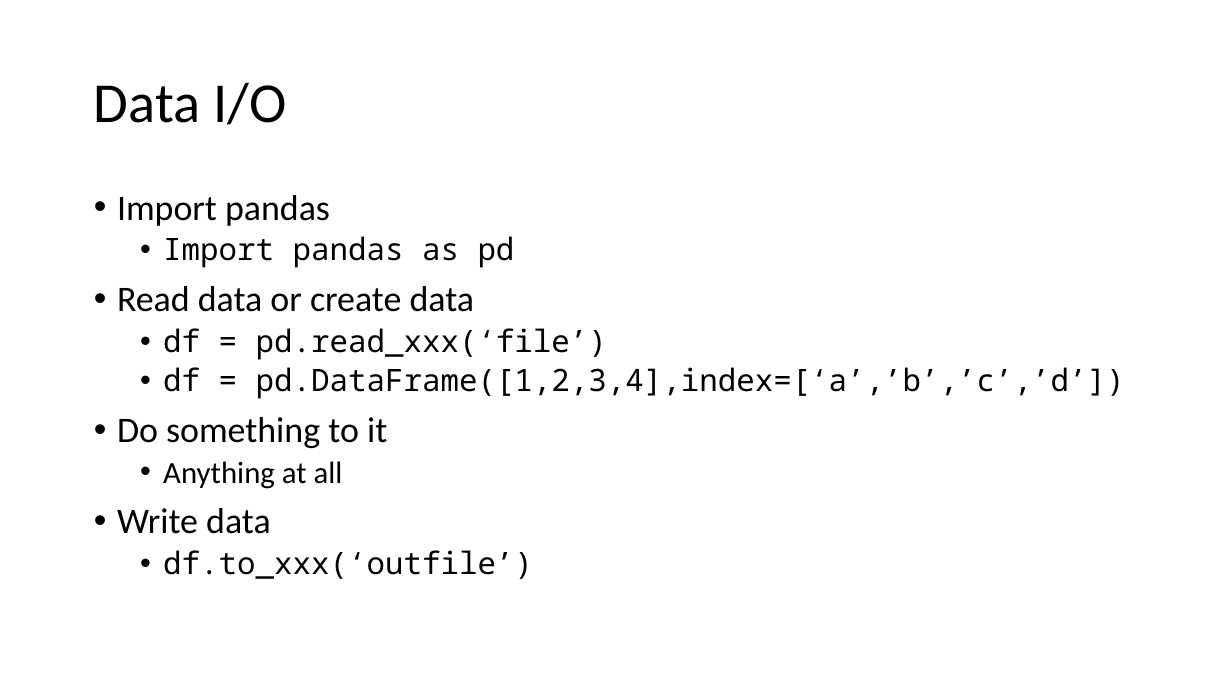
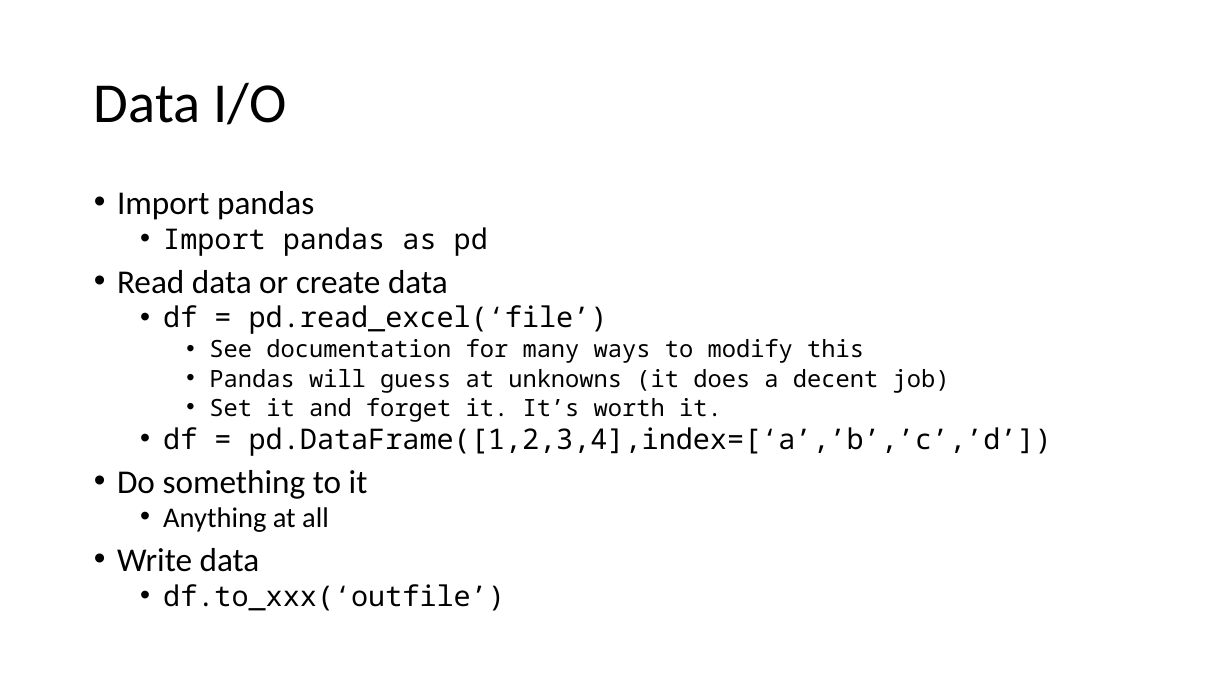
Before and after one commit to LimnoTech/Python-Data-Analysis-Course, a slide deck: slide 5 of Day2/UsingPandas/Introduction to Pandas.pptx. Drawn at 1232x693 pixels with LibreOffice and Linux fonts; fonts in the diff are those of the drawing. Boxes give left, top, right and bottom in pixels: in the first picture for what was removed or moved away, otherwise in the second. Text is boxed around its words. In the diff, an @@ line names an element or a change of style, - is before the commit and + after.

```diff
--- a/Day2/UsingPandas/Introduction to Pandas.pptx
+++ b/Day2/UsingPandas/Introduction to Pandas.pptx
@@ text at (x1=117, y1=191, x2=1052, y2=611): size 28 to 25.9 pt in "Import pandas", "Read data or create data", "Do something to it", "Write data"; size 24 to 22.2 pt in "Import pandas as pd", "df = pd.DataFrame([1,2,3,4],index=[‘a’,’b’,’c’,’d’])", "Anything at all", "df.to_xxx(‘outfile’)"; line spacing 0.9 to 0.8 @@
@@ text at (x1=163, y1=305, x2=950, y2=422): text changed; size 24 to 18.5 pt @@
-  • df = pd.read_xxx(‘file’)
+  • df = pd.read_excel(‘file’)
+    • See documentation for many ways to modify this
+    • Pandas will guess at unknowns (it does a decent job)
+    • Set it and forget it. It’s worth it.
```
Also in this commit, not shown: 5 slides added, 8 other files.
